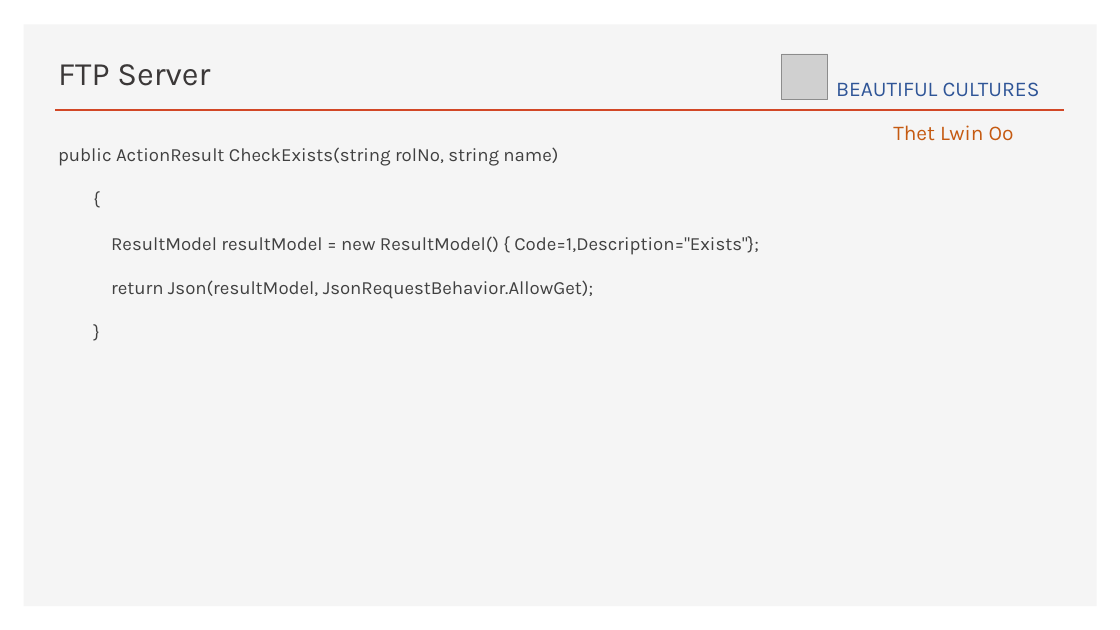
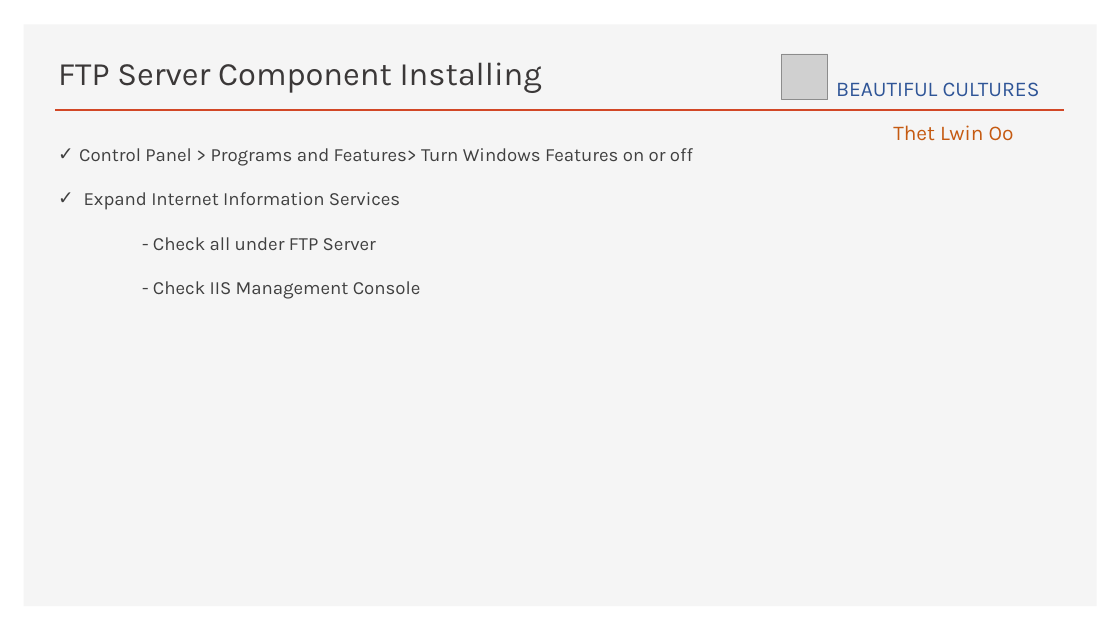
Before and after one commit to ThetLwinOoAam/AspNetMVCTPC1_Doc, a slide deck: slide 30 of AspDotNetMVC.pptx. Drawn at 1120x630 pixels with LibreOffice and Linux fonts; fonts in the diff are those of the drawing; grey boxes stand for pictures. Boxes give left, top, right and bottom in pixels: in the first picture for what was removed or moved away, otherwise in the second. Text is boxed around its words. In the diff, an @@ line names an element or a change of style, - is before the commit and + after.

```diff
--- a/AspDotNetMVC.pptx
+++ b/AspDotNetMVC.pptx
@@ title at <box>58,62,542,93</box>: text changed @@
-FTP Server
+FTP Server Component Installing
@@ text at <box>79,148,693,299</box>: text changed @@
-public ActionResult CheckExists(string rolNo, string name)
-{
-ResultModel resultModel = new ResultModel() { Code=1,Description="Exists"};
-return Json(resultModel, JsonRequestBehavior.AllowGet);
-}
+✓ Control Panel > Programs and Features> Turn Windows Features on or off
+✓ Expand Internet Information Services
+- Check all under FTP Server
+- Check IIS Management Console
```
Also in this commit, not shown: 1 other slide changed, 4 slides added.
